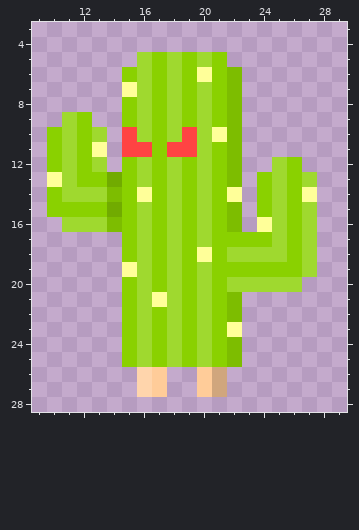
Two states of a pixel-art sprite, PlantsVsZombies/sprites/mob/shieldedZombie/shieldedZombie_attack_0.png. The picture above was drawn from the file before the commit.
The file is 256x256 pixels, drawn in blocks of 8x8; one block is one cell here. Shown: x 9..29, y 3..28.
Once edited:
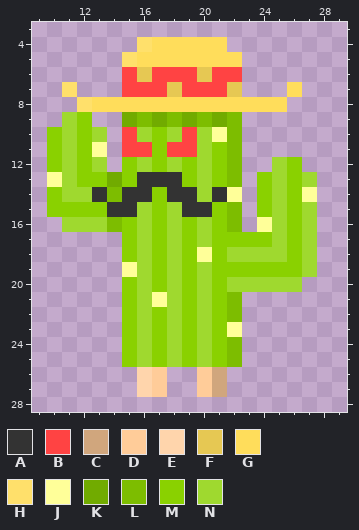
Palette (. is transparent): A #333333  B #ff4343  C #d0a67d  D #ffcc99  E #ffd5ac  F #e6c853  G #ffdd5b  H #ffe06b  J #ffff99  K #71ab00  L #7dbd00  M #8ad100  N #9fd92f
From the commit log: Sprite attaque zombie blindé
Diff:
{"y":4,"x":16,"old":"......","new":"HGGGGG"}
{"y":5,"x":15,"old":".NMNMNM.","new":"HGGGGGGG"}
{"y":6,"x":15,"old":"MNMNMJML","new":"BFBBBFBB"}
{"y":7,"x":11,"old":".","new":"H"}
{"y":7,"x":15,"old":"JNMNMNML","new":"BBBFBBBF"}
{"y":7,"x":26,"old":".","new":"G"}
{"y":8,"x":12,"old":"...MNMNMNML...","new":"HGGGGGGGGGGGGG"}
{"y":9,"x":15,"old":"MNMNMNM","new":"KLKLKLK"}
{"y":13,"x":16,"old":"NMN","new":"AAA"}
{"y":14,"x":13,"old":"N","new":"A"}
{"y":14,"x":15,"old":"MJ","new":"AA"}
{"y":14,"x":18,"old":"NM","new":"AA"}
{"y":14,"x":21,"old":"M","new":"A"}
{"y":15,"x":14,"old":"KM","new":"AA"}
{"y":15,"x":19,"old":"MN","new":"AA"}
{"label":"changed","picture_box":[62,37,302,217]}
